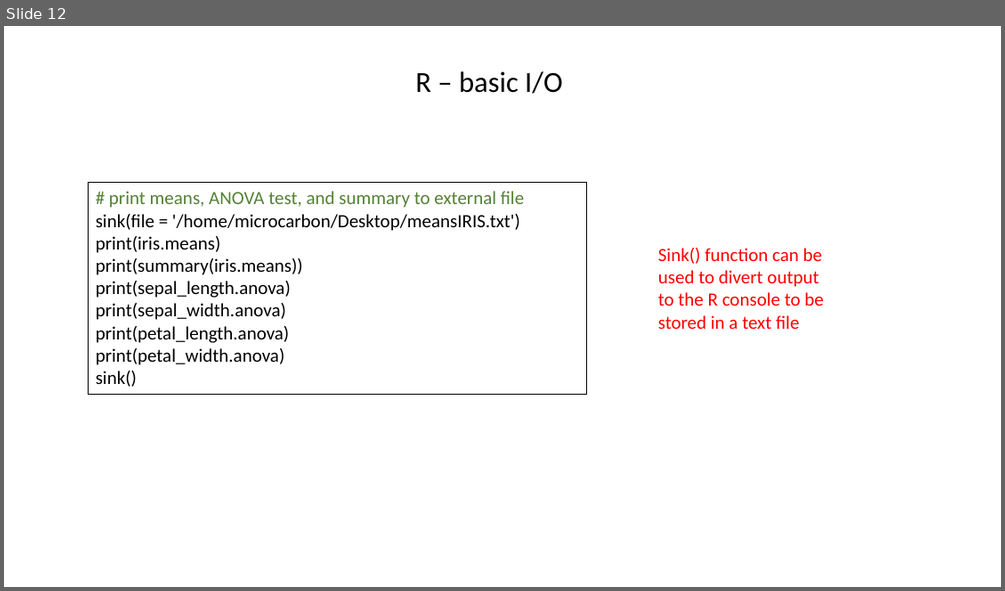
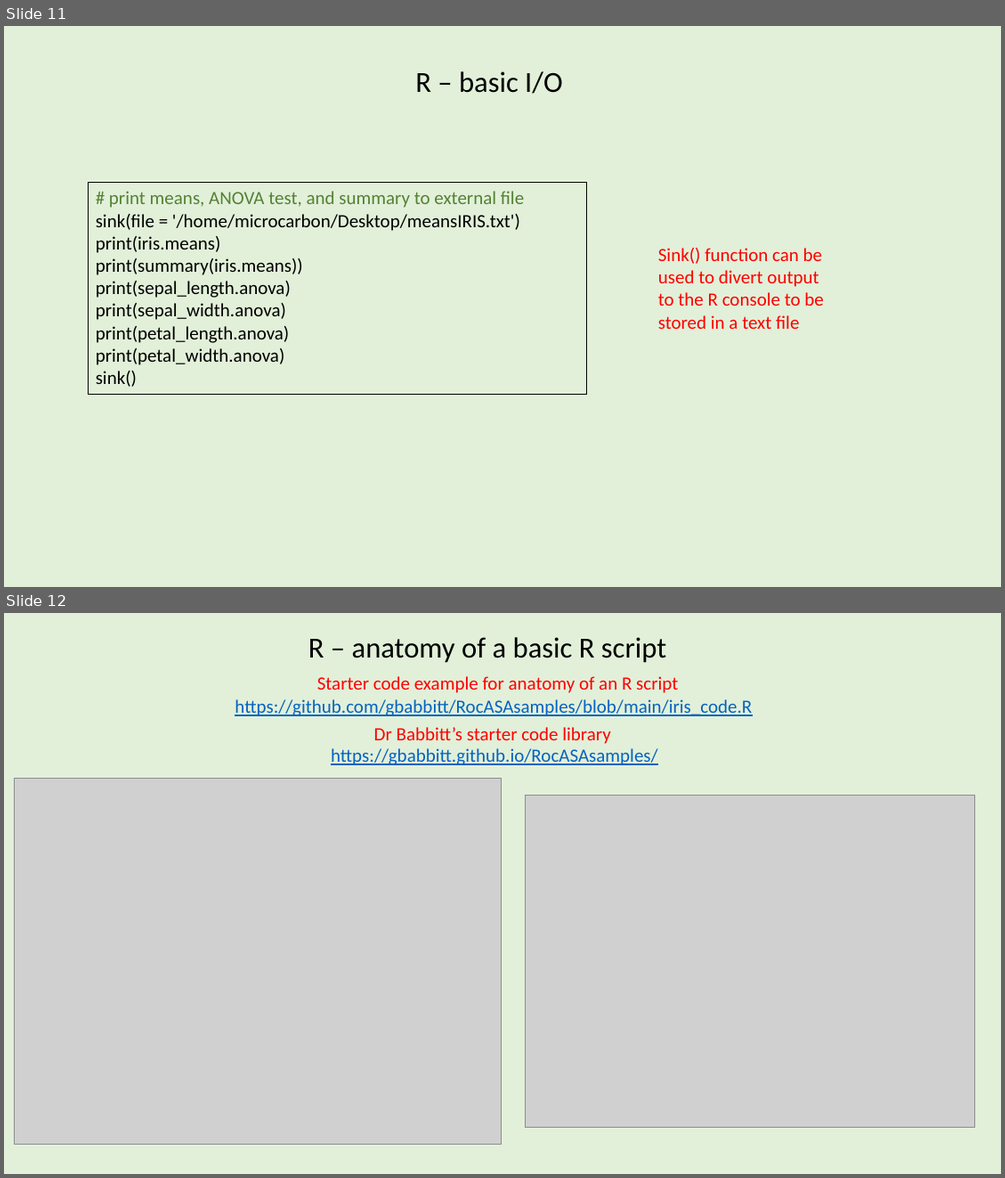
Before and after one commit to gbabbitt/RocASAsamples, a slide deck: UPSTAT-2012_tutorial.pptx. Shown one above the other, each under a label of ours: slide 12 before the commit, slides 11 and 12 after it. The pictures are 1005x591 and 1005x1178 pixels, drawn with LibreOffice and Linux fonts; fonts in the diff are those of the drawing; grey boxes stand for pictures. Boxes give left, top, right and bottom in pixels: in the first picture for what was removed or moved away, otherwise in the second. Text is boxed around its words. In the diff, an @@ line names an element or a change of style, - is before the commit and + after.

```diff
--- a/UPSTAT-2012_tutorial.pptx
+++ b/UPSTAT-2012_tutorial.pptx
@@ slide 12 added at [4,613,1001,1174], background #E2F0D9 @@
@@ text added at [308,637,666,663], 28 pt, text #000000 @@
+R – anatomy of a basic R script
@@ text added at [317,676,678,693], 18 pt, text #FF0000 @@
+Starter code example for anatomy of an R script
@@ text added at [235,699,752,716], 18 pt, text #0563C1, underline @@
+https://github.com/gbabbitt/RocASAsamples/blob/main/iris_code.R
@@ text added at [374,727,610,744], 18 pt, text #FF0000 @@
+Dr Babbitt’s starter code library
@@ text added at [331,748,658,765], 18 pt, text #0563C1, underline @@
+https://gbabbitt.github.io/RocASAsamples/
@@ picture added at [15,779,502,1144] @@
@@ picture added at [526,795,975,1127] @@
@@ what was slide 12 is now slide 11 @@
@@ slide 11 changed as well @@
@@ background #FFFFFF to #E2F0D9 @@
```
Also in this commit, not shown: 11 other slides changed, 1 slide removed.
